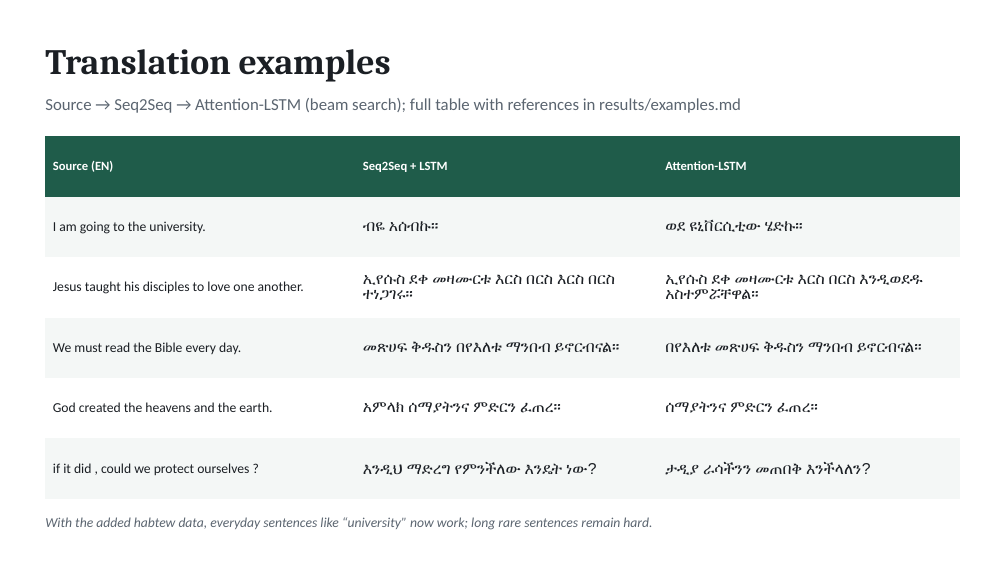
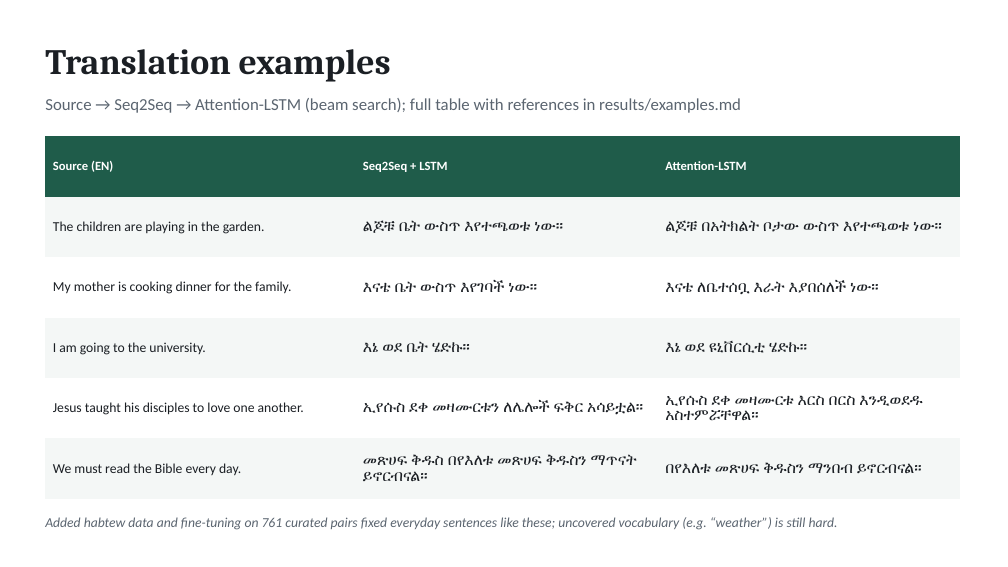
Before and after one commit to Esraprojects/deep_learning-amharic_translation-using-seq2seq, a slide deck: slide 7 of report/presentation.pptx. Drawn at 1008x567 pixels with LibreOffice and Linux fonts; fonts in the diff are those of the drawing. Boxes give left, top, right and bottom in pixels: in the first picture for what was removed or moved away, otherwise in the second. Text is boxed around its words. In the diff, an @@ line names an element or a change of style, - is before the commit and + after.

```diff
--- a/report/presentation.pptx
+++ b/report/presentation.pptx
@@ table at (45,136,960,485) @@
-row 2: I am going to the university. | ብዬ አሰብኩ። | ወደ ዩኒቨርሲቲው ሄድኩ።
+row 2: The children are playing in the garden. | ልጆቹ ቤት ውስጥ እየተጫወቱ ነው። | ልጆቹ በአትክልት ቦታው ውስጥ እየተጫወቱ ነው።
-row 3: Jesus taught his disciples to love one another. | ኢየሱስ ደቀ መዛሙርቱ እርስ በርስ እርስ በርስ ተነጋገሩ። | ኢየሱስ ደቀ መዛሙርቱ እርስ በርስ እንዲወደዱ አስተምሯቸዋል።
+row 3: My mother is cooking dinner for the family. | እናቴ ቤት ውስጥ እየገባች ነው። | እናቴ ለቤተሰቧ እራት እያበሰለች ነው።
-row 4: We must read the Bible every day. | መጽሀፍ ቅዱስን በየእለቱ ማንበብ ይኖርብናል። | በየእለቱ መጽሀፍ ቅዱስን ማንበብ ይኖርብናል።
+row 4: I am going to the university. | እኔ ወደ ቤት ሄድኩ። | እኔ ወደ ዩኒቨርሲቲ ሄድኩ።
-row 5: God created the heavens and the earth. | አምላክ ሰማያትንና ምድርን ፈጠረ። | ሰማያትንና ምድርን ፈጠረ።
+row 5: Jesus taught his disciples to love one another. | ኢየሱስ ደቀ መዛሙርቱን ለሌሎች ፍቅር አሳይቷል። | ኢየሱስ ደቀ መዛሙርቱ እርስ በርስ እንዲወደዱ አስተምሯቸዋል።
-row 6: if it did , could we protect ourselves ? | እንዲህ ማድረግ የምንችለው እንዴት ነው? | ታዲያ ራሳችንን መጠበቅ እንችላለን?
+row 6: We must read the Bible every day. | መጽሀፍ ቅዱስ በየእለቱ መጽሀፍ ቅዱስን ማጥናት ይኖርብናል። | በየእለቱ መጽሀፍ ቅዱስን ማንበብ ይኖርብናል።
@@ text at (45,517,838,530): text changed @@
-With the added habtew data, everyday sentences like “university” now work; long rare sentences remain hard.
+Added habtew data and fine-tuning on 761 curated pairs fixed everyday sentences like these; uncovered vocabulary (e.g. “weather”) is still hard.
```
Also in this commit, not shown: 4 other slides changed, 31 other files.
